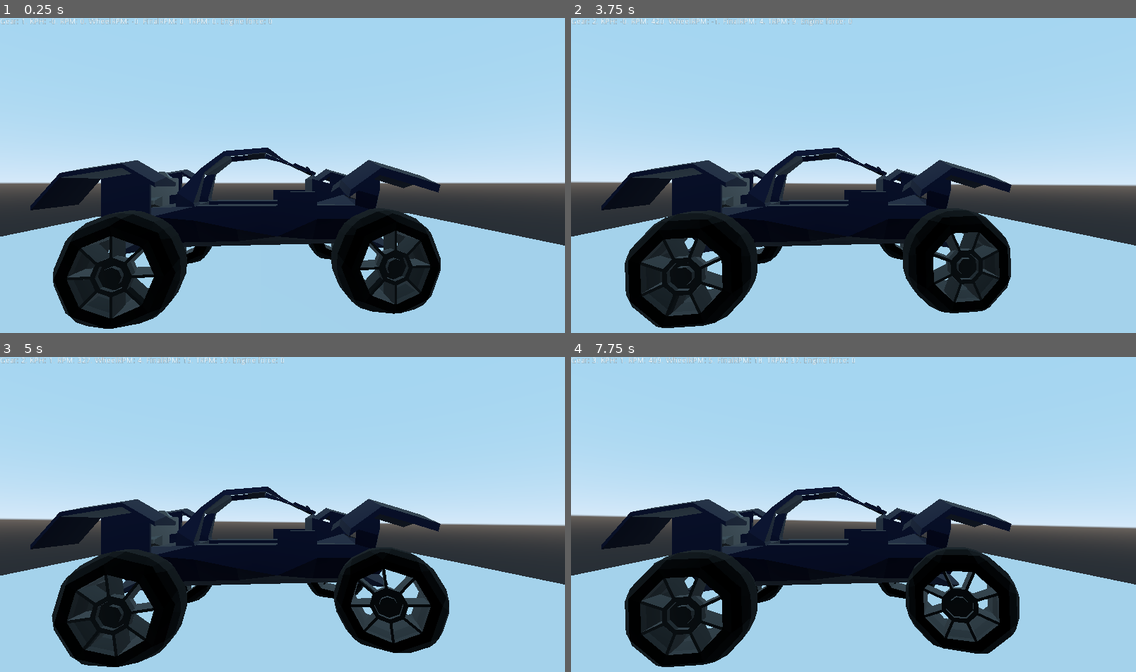
Above: before the commit, frames 1-4 (two rows, left to right).
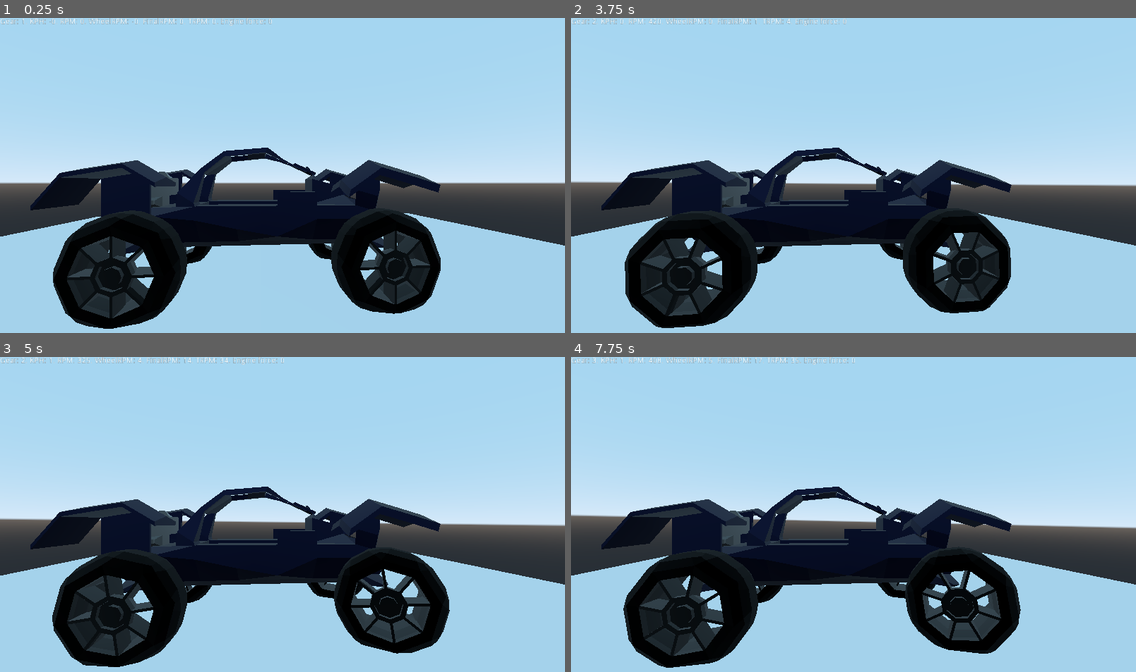
Above: after the commit, the same moments.

Repository: esensar/bugged-racing
Game: Godot game, scene res://vehicles/buggy_test.tscn
Same seed, same stepped clock (60 frames per second), same inputs: the game is played once before the commit and once after it. The project has no main scene, so this scene is started directly.
Inputs:
- Up to frame 1 (0.25 s): no input
- Up to frame 2 (3.75 s): hold C (clutch) 0.53-1.28 s; hold Shift (gear_up) 0.53-2.03 s; tap Enter at 1.25 s; tap W (throttle) at 1.35, 2.85 s; hold C (clutch) 2.03-2.78 s; hold A (steer_left) 2.03-3.53 s; hold S (brake) from 3.53 s (still down); hold C (clutch) from 3.53 s (still down)
- Up to frame 3 (5 s): release S (brake) at 4.28 s; release C (clutch) at 4.28 s; hold D (steer_right) from 4.28 s (still down); tap W (throttle) at 4.35 s
- Up to frame 4 (7.75 s): release D (steer_right) at 5.03 s; hold Shift (gear_up) 5.03-5.78 s; hold C (clutch) 5.03-5.78 s; hold D (steer_right) from 5.78 s (still down); tap W (throttle) at 5.85, 7.35 s; hold C (clutch) 6.53-7.28 s

The runs differ from the first frame. In frame 1, less than 0.1% of the frame differs, in the area x 10-78%, y 61-93%; in frame 2, 0.5%; in frame 3, 0.4%; in frame 4, 1.7%, in the area x 9-80%, y 0-99%.

Commit message:
Set less grip on buggy wheels

Diff:
--- a/vehicles/buggy.tscn
+++ b/vehicles/buggy.tscn
@@ -17,39 +17,43 @@
 script = ExtResource( 3 )
 power_curve = SubResource( 2 )
 
-[node name="front_right" parent="." index="1"]
+[node name="front_left" parent="." index="1"]
 use_as_traction = true
 use_as_steering = true
 wheel_radius = 0.6
 wheel_rest_length = 0.4
+wheel_friction_slip = 1.75
 suspension_travel = 1.0
-suspension_max_force = 10000.0
+suspension_stiffness = 5.95
 
 [node name="CollisionShape" type="CollisionShape" parent="." index="2"]
 transform = Transform( 1, 0, 0, 0, 1, 0, 0, 0, 1, 0, 1.23227, 0 )
 shape = SubResource( 1 )
 
-[node name="front_left" parent="." index="4"]
+[node name="front_right" parent="." index="4"]
 use_as_traction = true
 use_as_steering = true
 wheel_radius = 0.6
 wheel_rest_length = 0.4
+wheel_friction_slip = 1.75
 suspension_travel = 1.0
-suspension_max_force = 10000.0
+suspension_stiffness = 5.95
 
 [node name="rear_left" parent="." index="5"]
 use_as_traction = true
 wheel_radius = 0.6
 wheel_rest_length = 0.4
+wheel_friction_slip = 1.8
 suspension_travel = 1.0
-suspension_max_force = 10000.0
+suspension_stiffness = 5.95
 
 [node name="rear_right" parent="." index="6"]
 use_as_traction = true
 wheel_radius = 0.6
 wheel_rest_length = 0.4
+wheel_friction_slip = 1.8
 suspension_travel = 1.0
-suspension_max_force = 10000.0
+suspension_stiffness = 5.95
 
 [node name="Info" type="Label" parent="." index="7"]
 margin_right = 40.0
